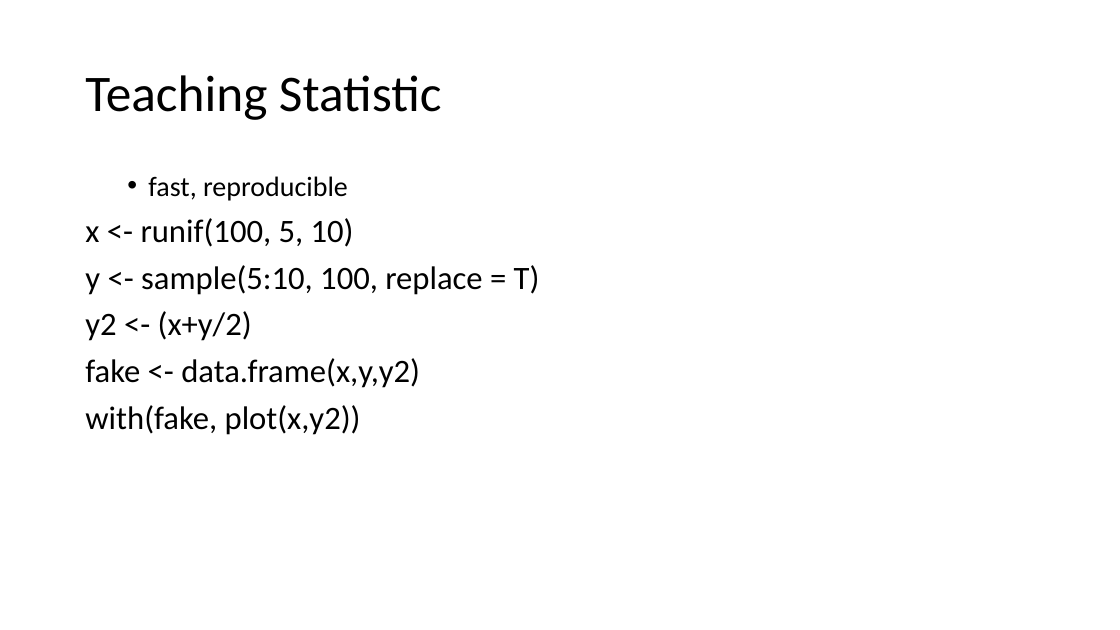
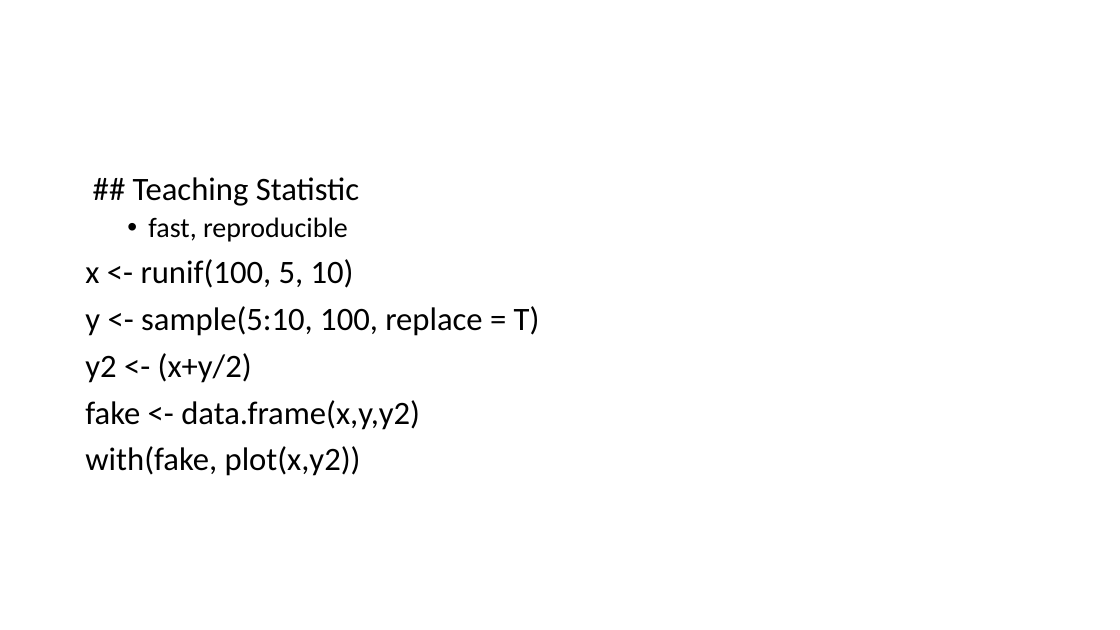
Before and after one commit to MohdAzmiSuliman/PHClassWRMD, a slide deck: slide 6 of PHClassWRMd.pptx (slide 4 before the commit). Drawn at 1120x630 pixels with LibreOffice and Linux fonts; fonts in the diff are those of the drawing; background and template pictures are left out. Boxes give left, top, right and bottom in pixels: in the first picture for what was removed or moved away, otherwise in the second. Text is boxed around its words. In the diff, an @@ line names an element or a change of style, - is before the commit and + after.

```diff
--- a/PHClassWRMd.pptx
+++ b/PHClassWRMd.pptx
@@ title removed at (85, 75, 442, 120) @@
-Teaching Statistic
@@ text at (133, 177, 359, 206): paragraph added @@
+## Teaching Statistic
```
Also in this commit, not shown: 1 other slide changed, 5 slides added, 7 other files.
